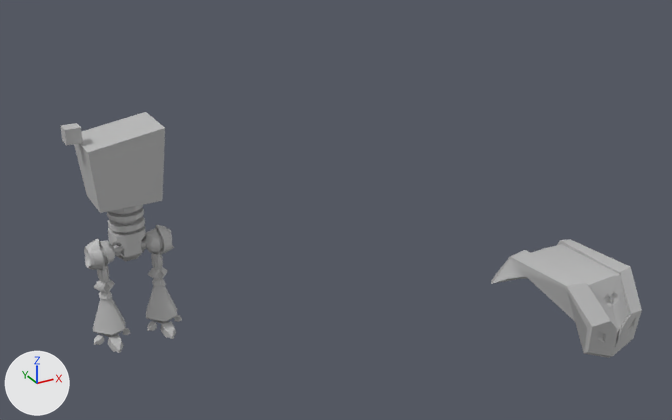
The FBX model CrystalRobot.fbx, before and after one commit.
Rendered twice from a 50 mm lens placed at (-1.98, -7.36, 4.23), pointed at (1.18, -1.62, 1.35). Lighting does not change. The marker at lower left points along +X, +Y and +Z. Where no turn or scale is listed for an object, it has been applied to the vertices. Vertices at the same position are counted once.

In view in the first picture: 'Head', 'Hips', 'LeftHipJoint1', 'RightHipJoint', 'RightLeg', 'pCube15', 'pCube33', 'pCube34', 'torso'.
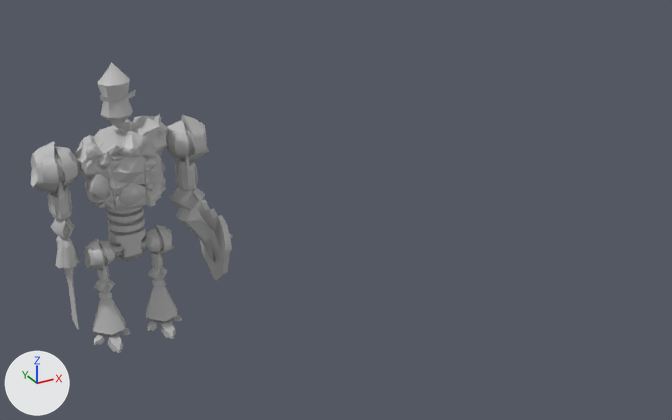
Commit message: redone crystal robot

Where the newer file only moved an object's origin or applied its transform, the numbers keep the older frame.

Edits to the bpy script that builds the scene:
```text
Change me_mesh_015:
    used by ob_head; location = (2.166, -3.184, 1.586); rotation_euler = (1.571, 0.0, 0.0), in degrees (90, 0, 0); scale = (0.01, 0.01, 0.00808)
    remove me_mesh_015.from_pydata(...)  # 184 vertices, 129 faces; spans x -33.4..32.0, y -76.3..-19.9, z -55.9..57.9
    add me_mesh_015.from_pydata(...)  # 41 vertices, 40 faces; spans x -14.9..14.8, y -27.1..29.3, z -13.5..13.5
    me_mesh_015 part 1: the whole mesh is rebuilt
Remove ob_pcube34:
    ob_pcube34 = bpy.data.objects.new('pCube34', me_mesh_018)
Remove ob_pcube33:
    ob_pcube33 = bpy.data.objects.new('pCube33', me_mesh_017)
Change ob_head:
    ob_head.location: (2.166, -3.184, 1.586) -> (0.0, 0.0, 1.996)
    ob_head.scale: (0.01, 0.01, 0.00808) -> (0.01, 0.01, 0.01)
Add ob_leftshoulder:
    ob_leftshoulder = bpy.data.objects.new('LeftShoulder', me_mesh_008_1)  # 151 vertices, 109 faces; spans x -0.223..0.316, y -0.219..0.196, z -0.223..0.215; in mat_lambert1 (grey #bcbcbc)
    ob_leftshoulder.location = (-0.529, 0.045, 1.473)
Add ob_leftarm:
    ob_leftarm = bpy.data.objects.new('LeftArm', me_mesh_009_1)  # 64 vertices, 62 faces; spans x -0.102..0.075, y -0.107..0.107, z -0.075..0.263; in mat_lambert1 (grey #bcbcbc)
    ob_leftarm.location = (-0.53, 0.027, 1.123)
Add ob_rightdiamondelbow:
    ob_rightdiamondelbow = bpy.data.objects.new('RightDiamondElbow', me_mesh_012_1)  # 76 vertices, 70 faces; spans x -0.16..0.16, y -0.126..0.141, z -0.19..0.111; in mat_lambert1 (grey #bcbcbc)
    ob_rightdiamondelbow.location = (0.572, 0.031, 0.981)
Add ob_shield:
    ob_shield = bpy.data.objects.new('Shield', me_mesh_025)  # 89 vertices, 80 faces; spans x -0.348..0.171, y -0.398..0.4, z -0.574..0.165; in mat_lambert1 (grey #bcbcbc)
    ob_shield.location = (0.817, 0.041, 0.655)
Add ob_leftdiamondelbow:
    ob_leftdiamondelbow = bpy.data.objects.new('LeftDiamondElbow', me_mesh_010_1)  # 68 vertices, 62 faces; spans x -0.094..0.093, y -0.115..0.112, z -0.093..0.111; in mat_lambert1 (grey #bcbcbc)
    ob_leftdiamondelbow.location = (-0.545, 0.031, 0.932)
Add ob_rightshoulder:
    ob_rightshoulder = bpy.data.objects.new('RightShoulder', me_mesh_020)  # 151 vertices, 109 faces; spans x -0.213..0.188, y -0.216..0.191, z -0.2..0.232; in mat_lambert1 (grey #bcbcbc)
    ob_rightshoulder.location = (0.573, 0.035, 1.513)
Add ob_rightarm:
    ob_rightarm = bpy.data.objects.new('RightArm', me_mesh_011_1)  # 64 vertices, 62 faces; spans x -0.075..0.103, y -0.107..0.108, z -0.075..0.265; in mat_lambert1 (grey #bcbcbc)
    ob_rightarm.location = (0.561, 0.027, 1.16)
Add ob_sword:
    ob_sword = bpy.data.objects.new('Sword', me_mesh_024)  # 104 vertices, 102 faces; spans x -2.838..-2.634, y -0.584..-0.331, z -0.711..0.18; in mat_lambert1 (grey #bcbcbc)
    ob_sword.location = (2.189, 0.475, 0.662)
Add ob_chest:
    ob_chest = bpy.data.objects.new('Chest', me_mesh_022)  # 809 vertices, 757 faces; spans x -0.41..0.43, y -0.341..0.298, z -0.353..0.436; in mat_lambert1 (grey #bcbcbc)
    ob_chest.location = (0.004, 0.025, 1.408)
```

What differs and where, as boxes [x1, y1, x2, y2] in the pictures (672 x 420 px):
'Head', reshaped, moved, rescaled (74% narrower, 44% shorter)
    before: [491, 239, 642, 358]
    after: [97, 63, 136, 129]
'pCube33', deleted
    before: [74, 112, 165, 213]
'Chest', added
    after: [76, 114, 168, 211]
'Shield', added
    after: [180, 199, 233, 281]
'LeftShoulder', added
    after: [31, 141, 82, 194]
'RightShoulder', added
    after: [165, 115, 209, 162]
'Sword', added
    after: [56, 236, 80, 330]
'RightDiamondElbow', added
    after: [169, 187, 205, 222]
'LeftArm', added
    after: [47, 181, 73, 219]
'RightArm', added
    after: [175, 155, 198, 190]
'pCube34', deleted
    before: [60, 123, 83, 146]
'LeftDiamondElbow', added
    after: [51, 218, 75, 241]
